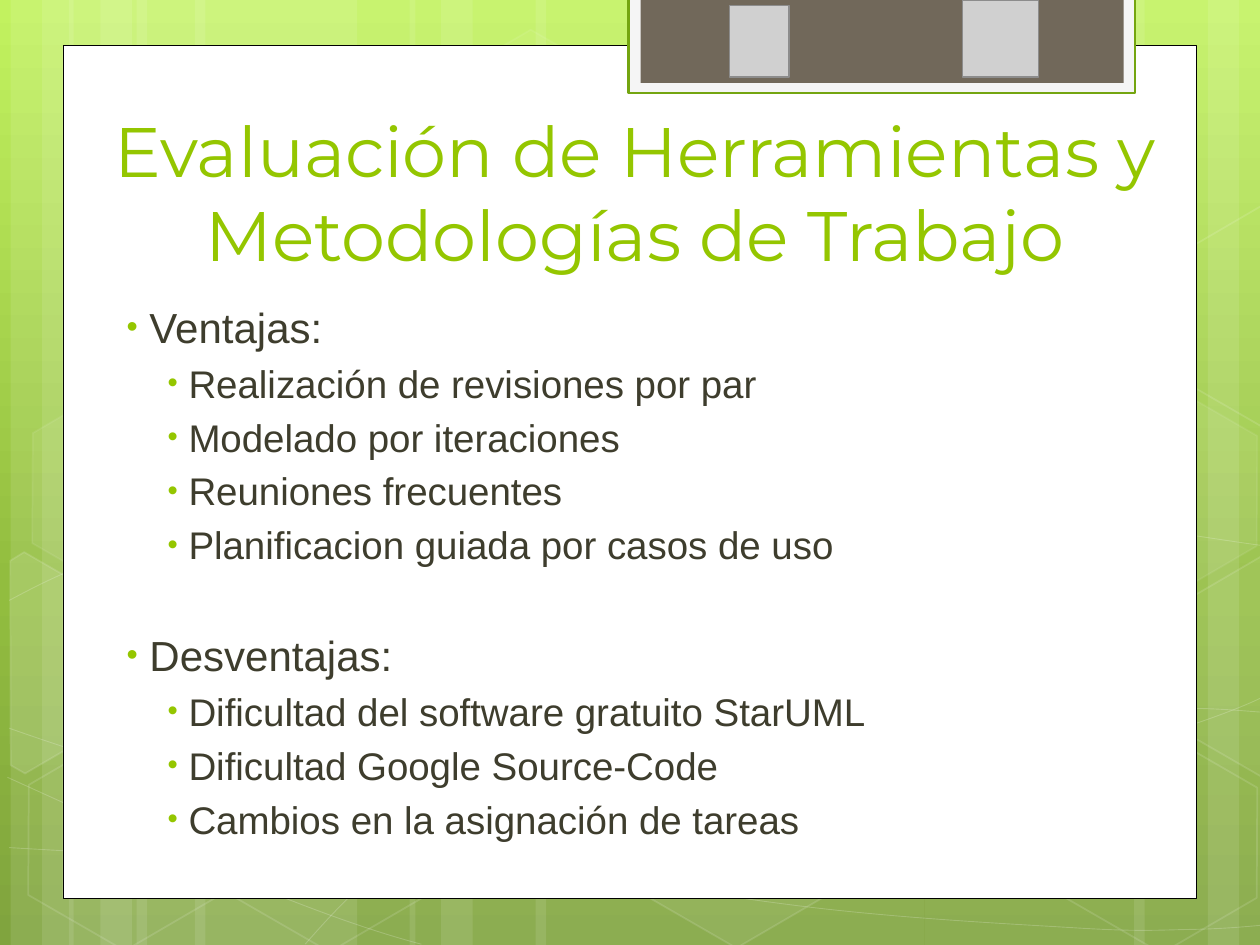
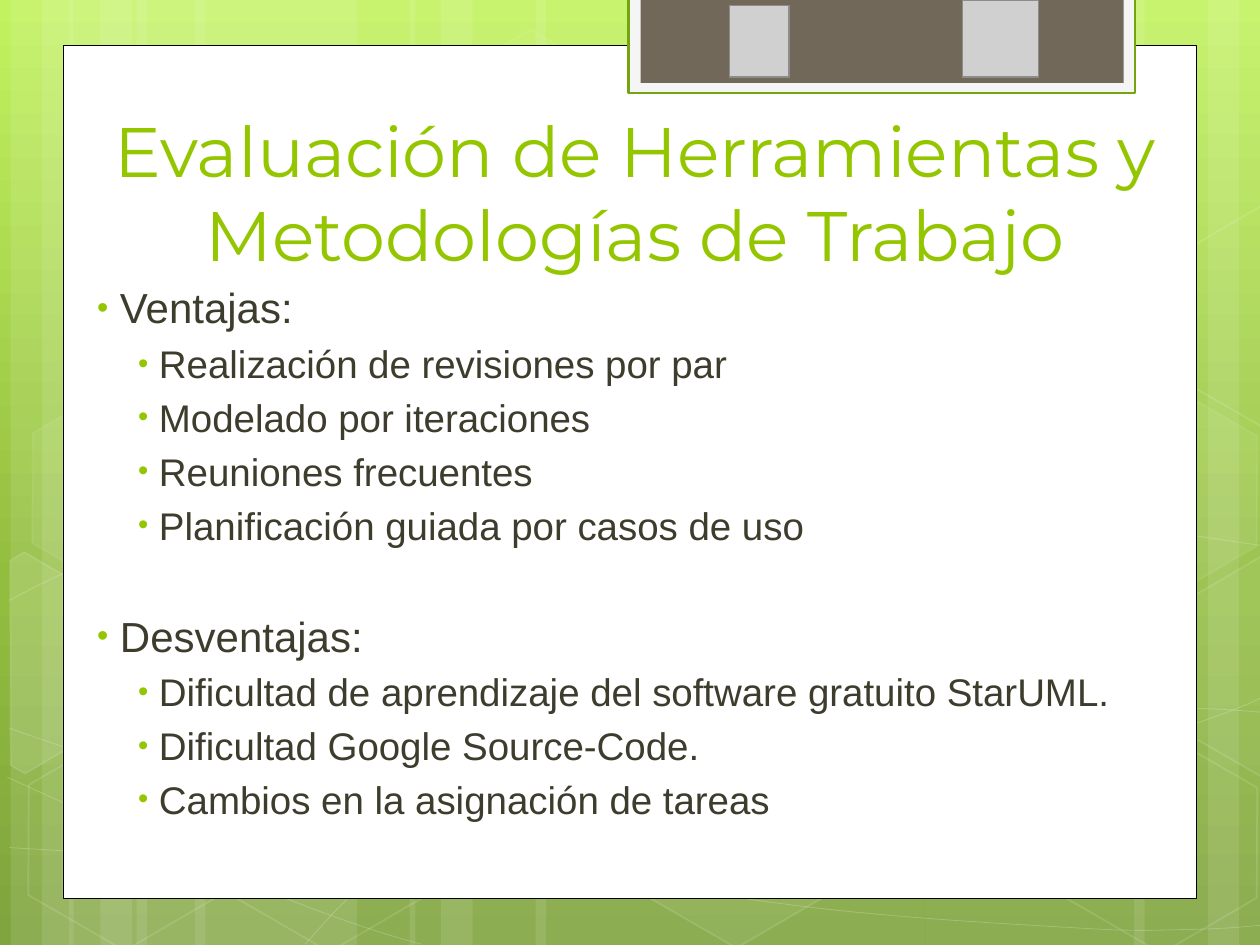
Before and after one commit to ptissera/habilitacion-profesional-2012-4k4, a slide deck: slide 23 of Documentacion/Proyecto/Presentacion Final/Exposicion Final.pptx (slide 22 before the commit). Drawn at 1260x945 pixels with LibreOffice and Linux fonts; fonts in the diff are those of the drawing; grey boxes stand for pictures. Boxes give left, top, right and bottom in pixels: in the first picture for what was removed or moved away, otherwise in the second. Text is boxed around its words. In the diff, an @@ line names an element or a change of style, - is before the commit and + after.

```diff
--- a/Documentacion/Proyecto/Presentacion Final/Exposicion Final.pptx
+++ b/Documentacion/Proyecto/Presentacion Final/Exposicion Final.pptx
@@ text "Ventajas:": place and size @@
-text "Ventajas:" at <box>149,312,866,841</box>
+text "Ventajas:" at <box>120,292,1109,822</box>
@@ text at <box>159,511,804,547</box>: text changed @@
-  • Planificacion guiada por casos de uso
+  • Planificación guiada por casos de uso
@@ text at <box>159,678,1109,768</box>: text changed @@
-  • Dificultad del software gratuito StarUML
-  • Dificultad Google Source-Code
+  • Dificultad de aprendizaje del software gratuito StarUML.
+  • Dificultad Google Source-Code.
```
Also in this commit, not shown: 19 other slides changed, 3 slides added, 1 other file.
